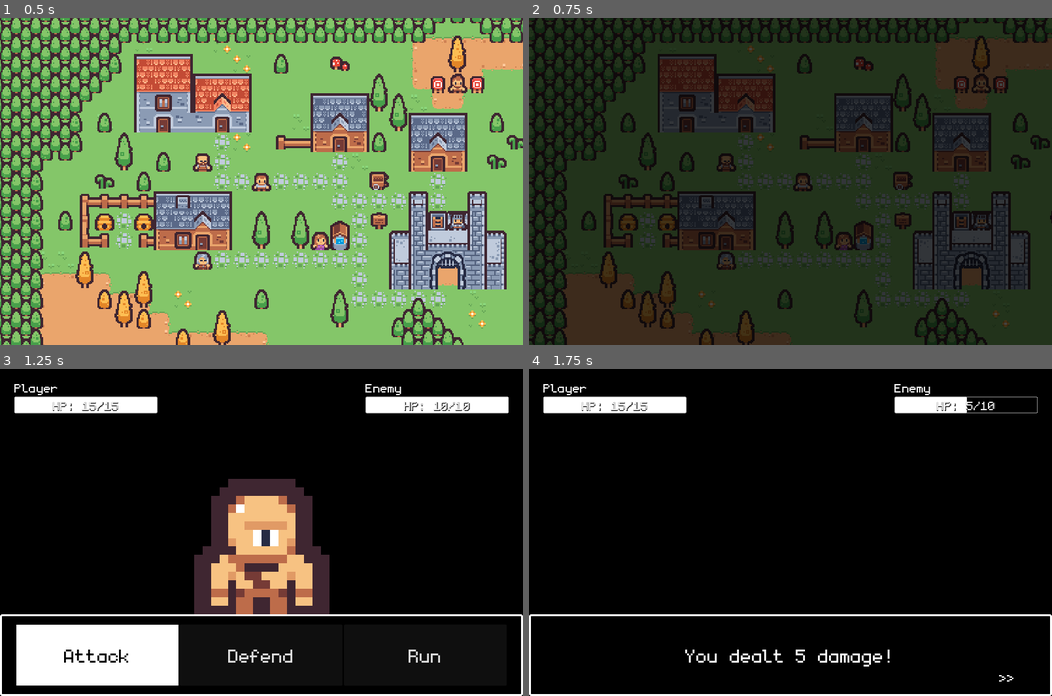
Above: before the commit, frames 1-4 (two rows, left to right).
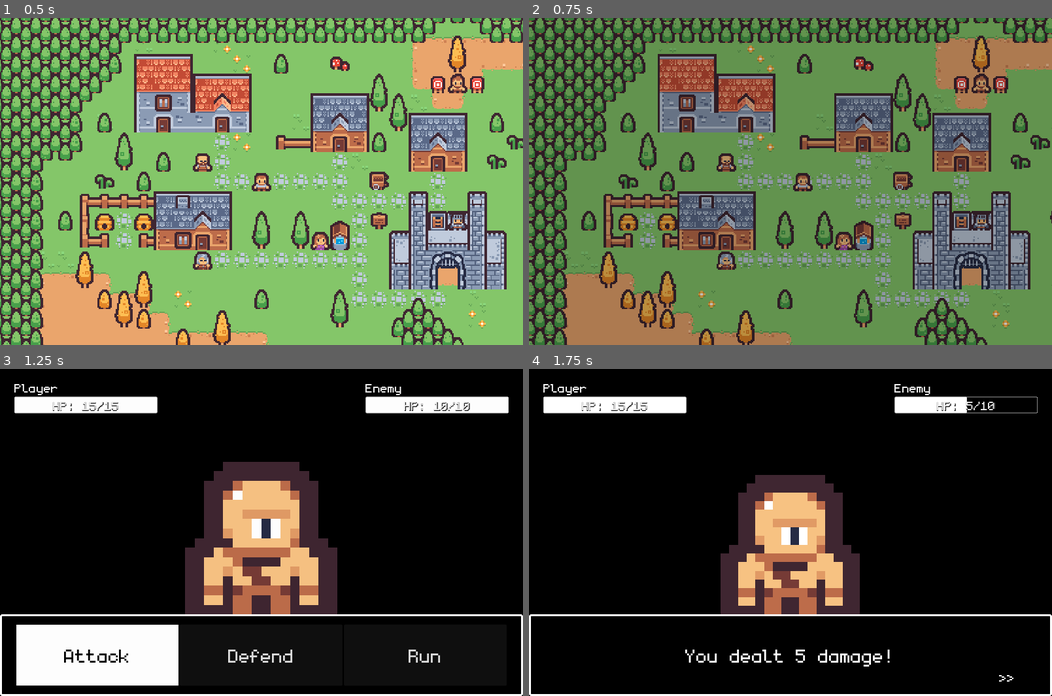
Above: after the commit, the same moments.

Repository: Teeohbee/TinyTown
Game: Godot game, scene res://world.tscn
Same seed, same stepped clock (60 frames per second), same inputs: the game is played once before the commit and once after it.
Inputs:
- Up to frame 1 (0.5 s): no input
- Up to frame 2 (0.75 s): tap Enter (ui_accept) at 0.5 s; hold Right (ui_right) from 0.53 s (still down); tap Tab (ui_focus_next) at 0.6 s
- Up to frame 3 (1.25 s): keep holding Right (ui_right); tap Enter (ui_accept) at 0.77, 0.8, 1.07 s
- Up to frame 4 (1.75 s): release Right (ui_right) at 1.28 s; hold Down (ui_down) from 1.28 s (still down); tap Enter (ui_accept) at 1.35, 1.52 s; tap Tab (ui_focus_next) at 1.55 s

Frame 1 is identical in both runs. In frame 2, 100% of the frame differs, in the area x 0-100%, y 0-100%; in frame 3, 6.2%; in frame 4, 9.6%.

Commit message:
Add panel to main world map - Opens when colliding with anything - Can be dismissed with ui_accept - Prevents player movment while text box is on screen

Diff:
--- a/player.gd
+++ b/player.gd
@@ -1,4 +1,6 @@
 extends Area2D
+
+signal text_box_closed
 
 # Constants
 const TILE_SIZE = 16
@@ -11,6 +13,7 @@
 	"ui_right": Vector2.RIGHT, "ui_left": Vector2.LEFT, "ui_up": Vector2.UP, "ui_down": Vector2.DOWN
 }
 var moving = false
+var talking = false
 
 @onready var ray = $RayCast2D
 
@@ -27,19 +30,26 @@
 # Called every frame. 'delta' is the elapsed time since the previous frame.
 func _process(_delta):
 	handle_movement()
-	if Input.is_action_just_pressed("ui_accept"):
+	if Input.is_action_just_pressed("ui_focus_next"):
 		SceneTransition.change_scene_to_file(BATTLE_SCENE_PATH)
 		PlayerState.last_position[self.get_parent().name] = position
+	if Input.is_action_just_pressed("ui_accept") and $Camera2D/CanvasLayer/Panel.visible:
+		emit_signal("text_box_closed")
 
 
 # Handles player movement
 func handle_movement():
-	if moving:
+	if moving or talking:
 		return
 	for dir in inputs.keys():
 		if Input.is_action_pressed(dir):
 			if is_colliding(dir):
 				$AnimationPlayer.play("bump_" + dir)
+				$Camera2D/CanvasLayer/Panel.show()
+				talking = true
+				await self.text_box_closed
+				talking = false
+				$Camera2D/CanvasLayer/Panel.hide()
 			else:
 				move(dir)
 
--- a/world.tscn
+++ b/world.tscn
@@ -1,14 +1,27 @@
-[gd_scene load_steps=12 format=3 uid="uid://be63leund0pj2"]
+[gd_scene load_steps=14 format=3 uid="uid://be63leund0pj2"]
 
 [ext_resource type="TileSet" uid="uid://bg4uure4klx0u" path="res://tileset.tres" id="1_dstrs"]
 [ext_resource type="Texture2D" uid="uid://vyj0k0g0aq23" path="res://dungeon_tilemap.png" id="2_hcw0y"]
 [ext_resource type="Script" path="res://player.gd" id="3_wvky5"]
+[ext_resource type="FontFile" uid="uid://cy7jd4p2pgj8f" path="res://monogram-extended.ttf" id="4_6fc3b"]
 
 [sub_resource type="RectangleShape2D" id="RectangleShape2D_1ja7i"]
 size = Vector2(32, 8)
 
 [sub_resource type="RectangleShape2D" id="RectangleShape2D_jp44d"]
 size = Vector2(16, 15)
+
+[sub_resource type="StyleBoxFlat" id="StyleBoxFlat_i4au7"]
+bg_color = Color(0, 0, 0, 1)
+border_width_left = 5
+border_width_top = 5
+border_width_right = 5
+border_width_bottom = 5
+border_color = Color(1, 1, 1, 1)
+corner_radius_top_left = 5
+corner_radius_top_right = 5
+corner_radius_bottom_right = 5
+corner_radius_bottom_left = 5
 
 [sub_resource type="Animation" id="Animation_nd4sk"]
 length = 0.001
@@ -139,6 +152,55 @@
 zoom = Vector2(3, 3)
 position_smoothing_enabled = true
 
+[node name="CanvasLayer" type="CanvasLayer" parent="Player/Camera2D"]
+
+[node name="Panel" type="Panel" parent="Player/Camera2D/CanvasLayer"]
+visible = false
+custom_minimum_size = Vector2(0, 200)
+anchors_preset = 12
+anchor_top = 1.0
+anchor_right = 1.0
+anchor_bottom = 1.0
+grow_horizontal = 2
+grow_vertical = 0
+theme_override_styles/panel = SubResource("StyleBoxFlat_i4au7")
+
+[node name="TextBox" type="Label" parent="Player/Camera2D/CanvasLayer/Panel"]
+layout_mode = 1
+anchors_preset = 8
+anchor_left = 0.5
+anchor_top = 0.5
+anchor_right = 0.5
+anchor_bottom = 0.5
+offset_left = -550.0
+offset_top = -75.0
+offset_right = 550.0
+offset_bottom = 75.0
+grow_horizontal = 2
+grow_vertical = 2
+theme_override_fonts/font = ExtResource("4_6fc3b")
+theme_override_font_sizes/font_size = 72
+text = "\"Hello lovey, how are you?\""
+horizontal_alignment = 1
+vertical_alignment = 1
+
+[node name="Next" type="Label" parent="Player/Camera2D/CanvasLayer/Panel/TextBox"]
+layout_mode = 1
+anchors_preset = 3
+anchor_left = 1.0
+anchor_top = 1.0
+anchor_right = 1.0
+anchor_bottom = 1.0
+offset_left = -40.0
+offset_top = -23.0
+grow_horizontal = 0
+grow_vertical = 0
+theme_override_fonts/font = ExtResource("4_6fc3b")
+theme_override_font_sizes/font_size = 52
+text = ">>"
+horizontal_alignment = 1
+vertical_alignment = 1
+
 [node name="RayCast2D" type="RayCast2D" parent="Player"]
 target_position = Vector2(16, 0)
 
